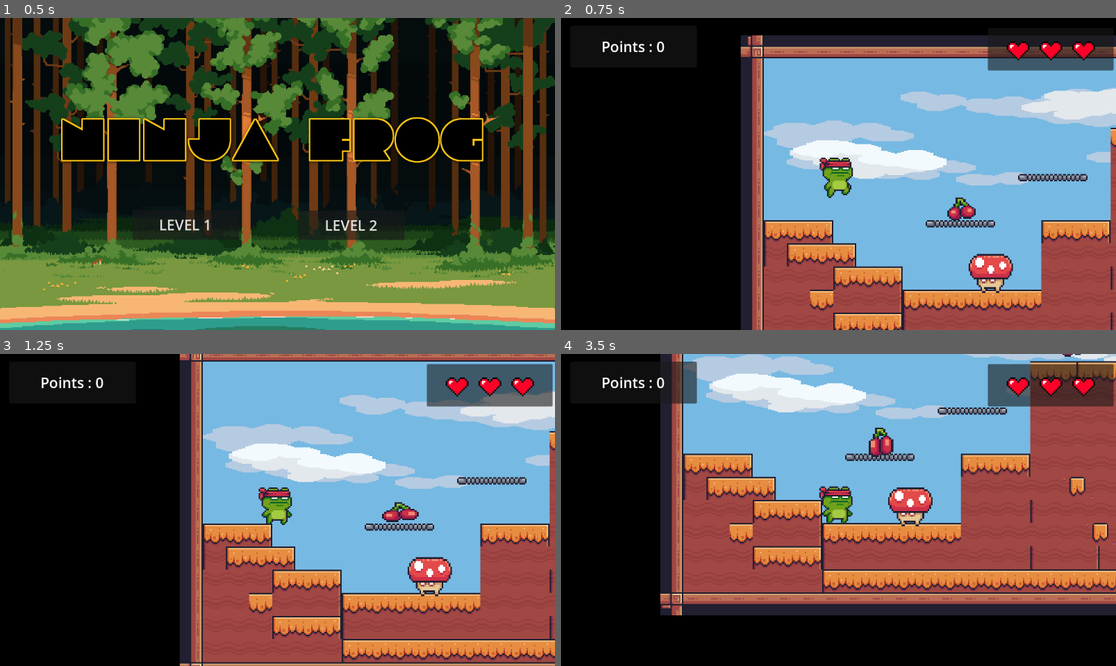
Above: before the commit, frames 1-4 (two rows, left to right).
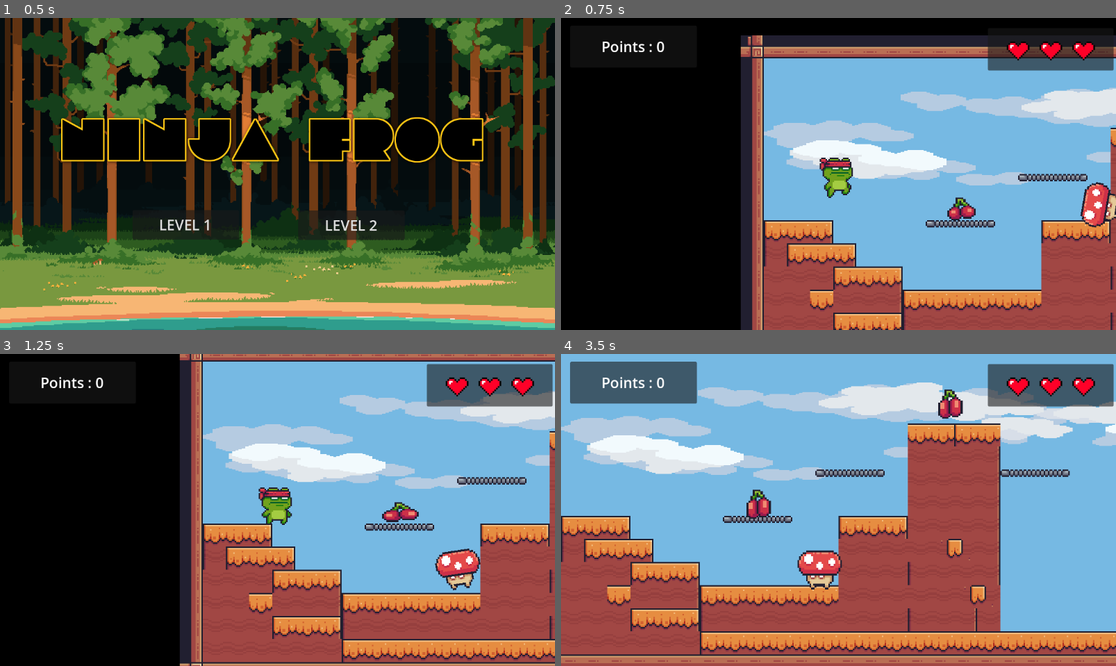
Above: after the commit, the same moments.

Repository: Nasser-Alzaid/Ninja-Frog-2D
Game: Godot game, scene res://sense/menu/Main_Menu.tscn
Same seed, same stepped clock (60 frames per second), same inputs: the game is played once before the commit and once after it.
Inputs:
- Up to frame 1 (0.5 s): no input
- Up to frame 2 (0.75 s): click "LEVEL 2" at 0.5 s
- Up to frame 3 (1.25 s): no input
- Up to frame 4 (3.5 s): hold Right (right) 1.28-2.78 s; tap Space (jump) at 1.35, 1.52, 1.82, 2.1, 2.27, 2.57, 2.85 s; hold Left (left) from 2.78 s (still down)

Frame 1 is identical in both runs. In frame 2, 1.5% of the frame differs, in the area x 73-100%, y 52-89%; in frame 3, 1.3%; in frame 4, 81%, in the area x 0-100%, y 0-100%.

Commit message:
new update

Diff:
--- a/project.godot
+++ b/project.godot
@@ -45,6 +45,12 @@
 , Object(InputEventKey,"resource_local_to_scene":false,"resource_name":"","device":-1,"window_id":0,"alt_pressed":false …(186 unchanged characters)…
 ]
 }
+pause={
+"deadzone": 0.5,
+"events": [Object(InputEventKey,"resource_local_to_scene":false,"resource_name":"","device":-1,"window_id":0,"alt_pressed":false,"shift_pressed":false,"ctrl_pressed":false,"meta_pressed":false,"pressed":false,"keycode":0,"physical_keycode":4194305,"key_label":0,"unicode":0,"location":0,"echo":false,"script":null)
+, Object(InputEventKey,"resource_local_to_scene":false,"resource_name":"","device":-1,"window_id":0,"alt_pressed":false,"shift_pressed":false,"ctrl_pressed":false,"meta_pressed":false,"pressed":false,"keycode":0,"physical_keycode":80,"key_label":0,"unicode":112,"location":0,"echo":false,"script":null)
+]
+}
 
 [physics]
 
--- /dev/null
+++ b/sense/game_object/enimes.gd
@@ -0,0 +1,24 @@
+extends RigidBody2D
+
+
+# Called when the node enters the scene tree for the first time.
+func _ready() -> void:
+	pass # Replace with function body.
+
+
+# Called every frame. 'delta' is the elapsed time since the previous frame.
+func _process(delta: float) -> void:
+	pass
+
+
+
+func _on_area_2d_body_entered(body):
+	if (body.name == "CharacterBody2D"):
+		var y_delta = position.y - body.position.y
+		if (y_delta > -140):
+			print("destroy enemy")
+			queue_free()
+			body.jump()
+		else :
+			print("health decraise")
+			body.queue_free()
--- a/sense/game_object/enimes.tscn
+++ b/sense/game_object/enimes.tscn
@@ -1,6 +1,7 @@
-[gd_scene load_steps=18 format=3 uid="uid://dqai7umk2g23g"]
+[gd_scene load_steps=20 format=3 uid="uid://dqai7umk2g23g"]
 
 [ext_resource type="Texture2D" uid="uid://bihijys5kd5xl" path="res://assets/characters/MusIdle (32x32).png" id="1_gpudw"]
+[ext_resource type="Script" path="res://sense/game_object/enimes.gd" id="1_tyyt1"]
 
 [sub_resource type="AtlasTexture" id="AtlasTexture_piw0k"]
 atlas = ExtResource("1_gpudw")
@@ -111,16 +112,29 @@
 [sub_resource type="RectangleShape2D" id="RectangleShape2D_j1fdr"]
 size = Vector2(82.25, 66.625)
 
+[sub_resource type="RectangleShape2D" id="RectangleShape2D_1pamw"]
+size = Vector2(92.25, 80.5)
+
 [node name="Enimes" type="RigidBody2D"]
+script = ExtResource("1_tyyt1")
 
 [node name="AnimatedSprite2D" type="AnimatedSprite2D" parent="."]
 texture_filter = 1
-position = Vector2(-46, 55.25)
+position = Vector2(190, 138)
 scale = Vector2(3.5625, 4.04688)
 sprite_frames = SubResource("SpriteFrames_ede2s")
 autoplay = "default"
 frame_progress = 0.789416
 
 [node name="CollisionShape2D" type="CollisionShape2D" parent="."]
-position = Vector2(-45, 80.3125)
+position = Vector2(188, 161)
 shape = SubResource("RectangleShape2D_j1fdr")
+
+[node name="Area2D" type="Area2D" parent="."]
+
+[node name="CollisionShape2D" type="CollisionShape2D" parent="Area2D"]
+position = Vector2(189, 160)
+shape = SubResource("RectangleShape2D_1pamw")
+
+[connection signal="body_entered" from="." to="." method="_on_body_entered"]
+[connection signal="body_entered" from="Area2D" to="." method="_on_area_2d_body_entered"]
--- a/sense/game_object/main_character.gd
+++ b/sense/game_object/main_character.gd
@@ -5,6 +5,10 @@
 const JUMP_VELOCITY = -990.0
 @onready var sprite_2d: AnimatedSprite2D = $Sprite2D
 
+
+
+func jump():
+	velocity.y = JUMP_VELOCITY
 
 func _physics_process(delta: float) -> void:
 	#Animation
--- a/sense/levels/Level1.tscn
+++ b/sense/levels/Level1.tscn
@@ -1,7 +1,7 @@
 [gd_scene load_steps=10 format=3 uid="uid://pjuah8kvsoss"]
 
 [ext_resource type="Script" path="res://sense/game_object/game_manager.gd" id="1_7ja3d"]
-[ext_resource type="Texture2D" uid="uid://fmhcsw4jcdkm" path="res://assets/game_element/menu_graph/1.png" id="2_i3ljx"]
+[ext_resource type="Texture2D" uid="uid://fmhcsw4jcdkm" path="res://assets/menu_graph/1.png" id="2_i3ljx"]
 [ext_resource type="Texture2D" uid="uid://bqs4x0mch5ckd" path="res://assets/game_element/Terrain (16x16).png" id="3_xop20"]
 [ext_resource type="PackedScene" uid="uid://daffylr2gsr1n" path="res://sense/game_object/main_character.tscn" id="4_7y5lj"]
 [ext_resource type="PackedScene" uid="uid://cu1uefunpismb" path="res://sense/game_object/collectable.tscn" id="5_ujjcr"]
--- a/sense/levels/Level2.tscn
+++ b/sense/levels/Level2.tscn
@@ -7,6 +7,7 @@
 [ext_resource type="PackedScene" uid="uid://cu1uefunpismb" path="res://sense/game_object/collectable.tscn" id="5_6vvyy"]
 [ext_resource type="Script" path="res://sense/game_object/fall_area.gd" id="6_pouhr"]
 [ext_resource type="Texture2D" uid="uid://bjqbotmo5gf3s" path="res://assets/menu_graph/hearticon-removebg-preview (1).png" id="7_a36ia"]
+[ext_resource type="Script" path="res://sense/levels/pause.gd" id="8_hjt5x"]
 [ext_resource type="PackedScene" uid="uid://d2v2gyd7b0u38" path="res://sense/game_object/trophy_2.tscn" id="8_ptvum"]
 [ext_resource type="PackedScene" uid="uid://dqai7umk2g23g" path="res://sense/game_object/enimes.tscn" id="9_d1824"]
 
@@ -248,6 +249,21 @@
 a = Vector2(-1227, 0)
 b = Vector2(2773, -4)
 
+[sub_resource type="StyleBoxFlat" id="StyleBoxFlat_xpcii"]
+bg_color = Color(0.920953, 0.567507, 0.4234, 1)
+
+[sub_resource type="StyleBoxFlat" id="StyleBoxFlat_8pjn0"]
+bg_color = Color(0, 0, 0, 1)
+
+[sub_resource type="StyleBoxFlat" id="StyleBoxFlat_ntycm"]
+bg_color = Color(0.921569, 0.568627, 0.423529, 1)
+
+[sub_resource type="StyleBoxFlat" id="StyleBoxFlat_5j7qj"]
+bg_color = Color(0, 0, 0, 1)
+
+[sub_resource type="StyleBoxFlat" id="StyleBoxFlat_db1y0"]
+bg_color = Color(0, 0, 0, 1)
+
 [node name="Node" type="Node"]
 
 [node name="GameManager" type="Node" parent="."]
@@ -389,6 +405,69 @@
 texture = ExtResource("7_a36ia")
 expand_mode = 3
 
+[node name="Pause" type="Node" parent="UI"]
+script = ExtResource("8_hjt5x")
+
+[node name="PausePanel" type="Panel" parent="UI/Pause"]
+unique_name_in_owner = true
+visible = false
+anchors_preset = 15
+anchor_right = 1.0
+anchor_bottom = 1.0
+grow_horizontal = 2
+grow_vertical = 2
+
+[node name="Label" type="Label" parent="UI/Pause/PausePanel"]
+layout_mode = 1
+anchors_preset = 8
+anchor_left = 0.5
+anchor_top = 0.5
+anchor_right = 0.5
+anchor_bottom = 0.5
+offset_left = -148.0
+offset_top = -194.0
+offset_right = 195.0
+offset_bottom = -125.0
+grow_horizontal = 2
+grow_vertical = 2
+theme_override_font_sizes/font_size = 50
+text = "GAME PAUSE"
+horizontal_alignment = 1
+
+[node name="VBoxContainer" type="VBoxContainer" parent="UI/Pause/PausePanel"]
+layout_mode = 1
+anchors_preset = 8
+anchor_left = 0.5
+anchor_top = 0.5
+anchor_right = 0.5
+anchor_bottom = 0.5
+offset_left = -177.0
+offset_top = -86.0
+offset_right = 262.0
+offset_bottom = 76.0
+grow_horizontal = 2
+grow_vertical = 2
+theme_override_constants/separation = 22
+
+[node name="resume" type="Button" parent="UI/Pause/PausePanel/VBoxContainer"]
+process_mode = 3
+texture_filter = 1
+layout_mode = 2
+theme_override_font_sizes/font_size = 51
+theme_override_styles/hover = SubResource("StyleBoxFlat_xpcii")
+theme_override_styles/normal = SubResource("StyleBoxFlat_8pjn0")
+text = "Resume"
+
+[node name="menu" type="Button" parent="UI/Pause/PausePanel/VBoxContainer"]
+process_mode = 3
+layout_mode = 2
+theme_override_font_sizes/font_size = 51
+theme_override_styles/hover = SubResource("StyleBoxFlat_ntycm")
+theme_override_styles/normal_mirrored = SubResource("StyleBoxFlat_5j7qj")
+theme_override_styles/normal = SubResource("StyleBoxFlat_db1y0")
+text = "Go to main menu"
+metadata/_edit_group_ = true
+
 [node name="trophy2" parent="." instance=ExtResource("8_ptvum")]
 position = Vector2(3840, 203)
 
@@ -404,3 +483,5 @@
 position = Vector2(1321, 462)
 
 [connection signal="body_entered" from="SenceObject/fall" to="SenceObject/fall/CollisionShape2D" method="_on_fall_body_entered"]
+[connection signal="pressed" from="UI/Pause/PausePanel/VBoxContainer/resume" to="UI/Pause" method="_on_resume_pressed"]
+[connection signal="pressed" from="UI/Pause/PausePanel/VBoxContainer/menu" to="UI/Pause" method="_on_menu_pressed"]
--- /dev/null
+++ b/sense/levels/pause.gd
@@ -0,0 +1,27 @@
+extends Node
+
+@onready var pause_panel: Panel = %PausePanel
+
+
+# Called when the node enters the scene tree for the first time.
+func _ready():
+	pass # Replace with function body.
+
+
+# Called every frame. 'delta' is the elapsed time since the previous frame.
+func _process(delta):
+	var esc_pressed = Input.is_action_just_pressed("pause")
+	if (esc_pressed == true):
+		get_tree().paused = true
+		pause_panel.show()
+
+
+
+func _on_resume_pressed():
+	pause_panel.hide()
+	get_tree().paused = false
+
+
+func _on_menu_pressed():
+	get_tree().paused = false
+	get_tree().change_scene_to_file("res://sense/menu/Main_Menu.tscn")
Not shown: 1 places in sense/levels/Level2.tscn that only renumber resources
